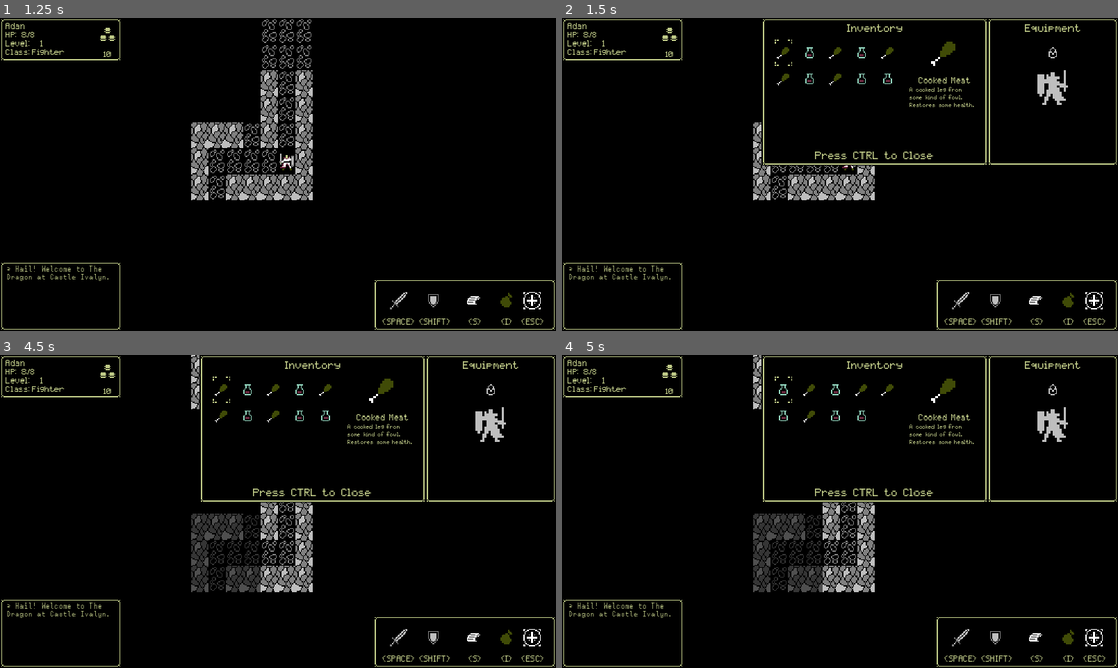
Above: before the commit, frames 1-4 (two rows, left to right).
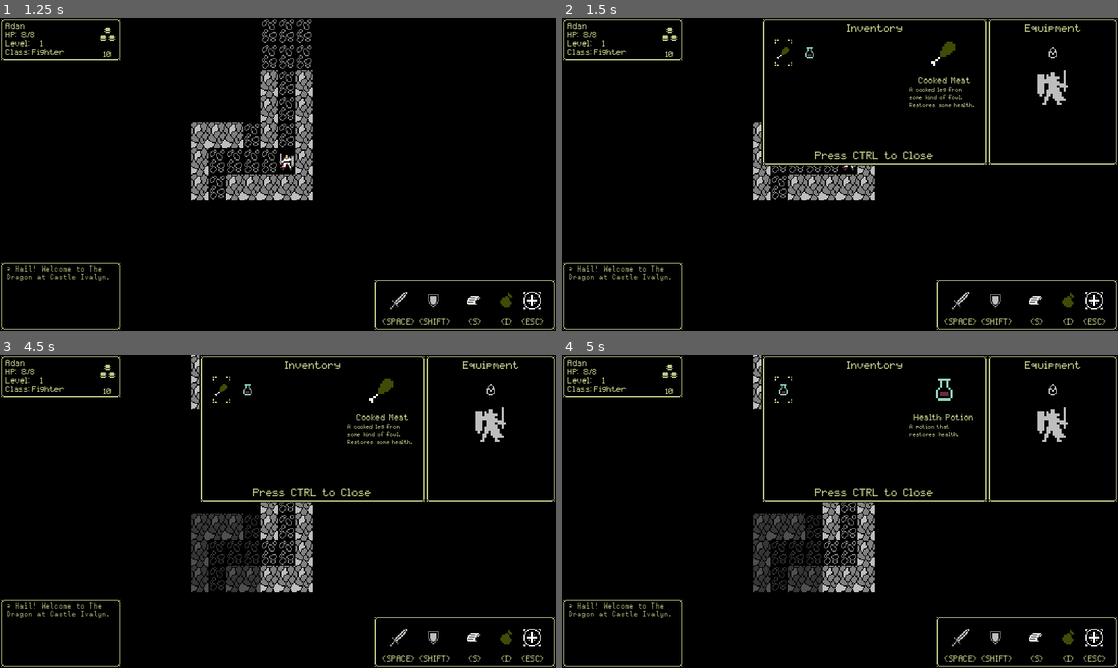
Above: after the commit, the same moments.

Repository: ChrisGlenn/tdaci
Game: Godot game, scene res://Scenes/LevelOne/level_one.tscn
The game is run twice, just before and just after one commit, with the same random seed, the same clock (stepped at 60 frames per second) and the same inputs.
Inputs:
- Up to frame 1 (1.25 s): tap Enter at 0.5 s; hold Right (ci_RIGHT) from 0.53 s (still down); tap Space (ci_A) at 0.6 s
- Up to frame 2 (1.5 s): tap Escape (ci_START) at 1.25 s; release Right (ci_RIGHT) at 1.28 s; hold Down (ci_DOWN) from 1.28 s (still down); tap Space (ci_A) at 1.35 s
- Up to frame 3 (4.5 s): tap Escape (ci_START) at 2, 2.75, 4.25 s; release Down (ci_DOWN) at 2.03 s; hold Right (ci_RIGHT) 2.03-2.78 s; tap Ctrl (ci_B) at 2.1 s; tap Space (ci_A) at 2.3, 3.05, 3.8 s; hold Up (ci_UP) 2.78-3.53 s; tap End (ci_END) at 2.85 s; hold Left (ci_LEFT) from 3.53 s (still down); tap S (ci_X) at 3.6 s; tap J (ci_Y) at 4.35 s
- Up to frame 4 (5 s): keep holding Left (ci_LEFT); tap Space (ci_A) at 4.55 s

Frame 1 is identical in both runs. In frame 2, 0.2% of the frame differs, in the area x 38-60%, y 9-22%; in frame 3, 0.2%; in frame 4, 0.7%, in the area x 39-75%, y 7-29%.

Commit message:
10/14/2024 MORNING

Diff:
--- a/Scenes/UI/Inventory_Menu/inventory_menu.gd
+++ b/Scenes/UI/Inventory_Menu/inventory_menu.gd
@@ -26,7 +26,6 @@
 		INV_SELECTOR.visible = false # hide the inventory selector
 		INSPECT_TITLE.text = "" # blank
 		INSPECT_DESC.text = "Your inventory is empty..."
-	print(Globals.player["current_weight"])
 	visible = true # show the inventory screen AFTER updating
 
 func _process(_delta: float) -> void:
@@ -91,3 +90,5 @@
 		INSPECT_SPRITE.frame = 259 # blank
 		INSPECT_TITLE.text = "" # blank
 		INSPECT_DESC.text = "Your inventory is empty..."
+	else:
+		update_inspector() # update the inspector
--- a/Scripts/Data/items.gd
+++ b/Scripts/Data/items.gd
@@ -16,5 +16,14 @@
         "weight" : 0.5,
         "value" : 20,
         "frame" : 61
+    },
+    "leather helmet" : {
+        "title" : "Leather Helmet",
+        "desc" : "A helmet made of leather.",
+        "type" : "EQUIP",
+        "weight" : 1,
+        "value" : 8,
+        "frame" : 1,
+        "AC" : 1
     }
 }
--- a/Scripts/globals.gd
+++ b/Scripts/globals.gd
@@ -36,7 +36,7 @@
     "AC": 2,
     "WPN_DMG": 0,
     "WPN_PEN": 0,
-    "INV": ["meat", "health potion", "meat", "health potion", "meat", "meat", "health potion", "meat", "health potion", "health potion"],
+    "INV": ["meat", "health potion"],
     "Spells": [],
     "Dead": false
 }
@@ -55,6 +55,7 @@
 var a_button : String = "SPACE" # 'accept' or interact
 var b_button : String = "CTRL" # 'cancel' or 'block'
 var x_button : String = "I" # inventory
+var y_button : String = "S" # status
 # terminal
 var terminal : String = "> Hail! Welcome to The Dragon at Castle Ivalyn.\n" # starting message for the terminal on the HUD
 
